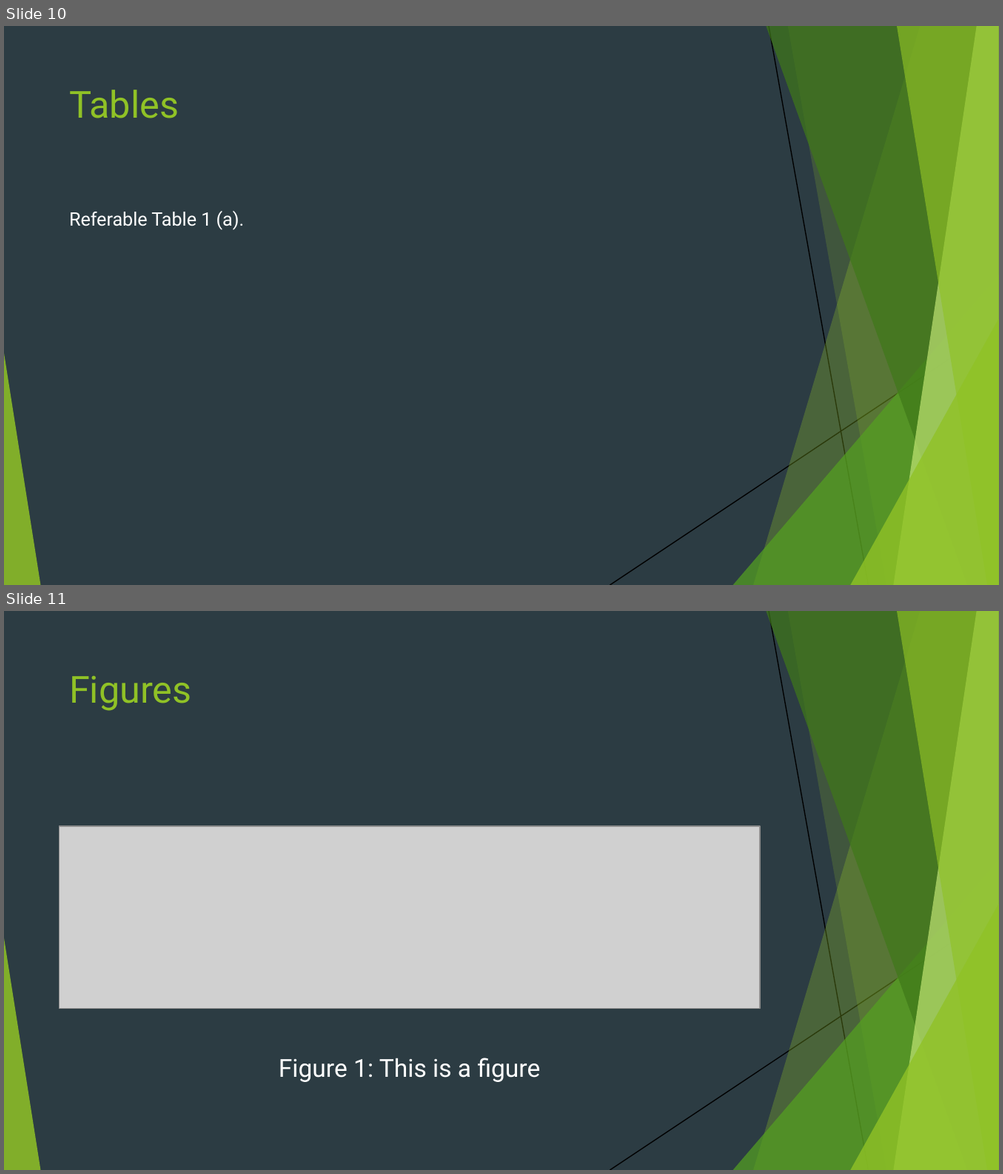
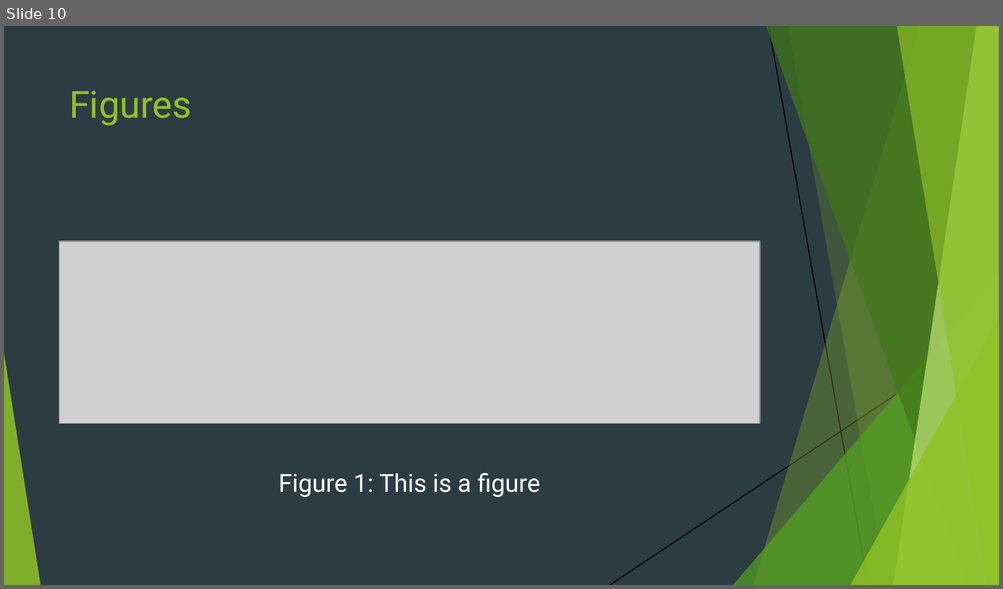
Before and after one commit to sun123zxy/sunquartex, a slide deck: examples/enpre.pptx. Shown one above the other, each under a label of ours: slides 10 and 11 before the commit, slide 10 after it. The pictures are 1003x1174 and 1003x589 pixels, drawn with LibreOffice and Linux fonts; fonts in the diff are those of the drawing; grey boxes stand for pictures. Boxes give left, top, right and bottom in pixels: in the first picture for what was removed or moved away, otherwise in the second. Text is boxed around its words. In the diff, an @@ line names an element or a change of style, - is before the commit and + after.

```diff
--- a/examples/enpre.pptx
+++ b/examples/enpre.pptx
@@ slide 10 removed at box(4, 26, 999, 585), background #2C3C43; not listed: 10 template elements that a slide beside it also shows @@
@@ title removed at box(69, 90, 179, 118) @@
-Tables
@@ text removed at box(69, 211, 244, 230) @@
-Referable Table 1 (a).
@@ what was slide 11 is now slide 10 @@
```
Also in this commit, not shown: 1 slide changed, 46 other files.
